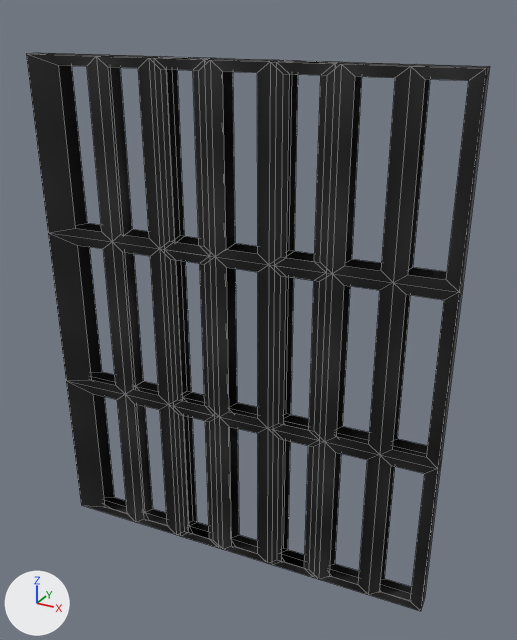
Before and after pictures for a commit that changed the OBJ model ConfigInicial/ModelsProyectos/puerta2.obj.
Camera for both pictures: a 50 mm lens placed at (0.516, -0.503, 0.207), pointed at (0.217, 0.041, -0.065). The axes (+X, +Y, +Z) are drawn at lower left. The lights are the same throughout. The first picture is the older version. Mesh edges are drawn as thin lines. Where no turn or scale is listed for an object, it has been applied to the vertices.
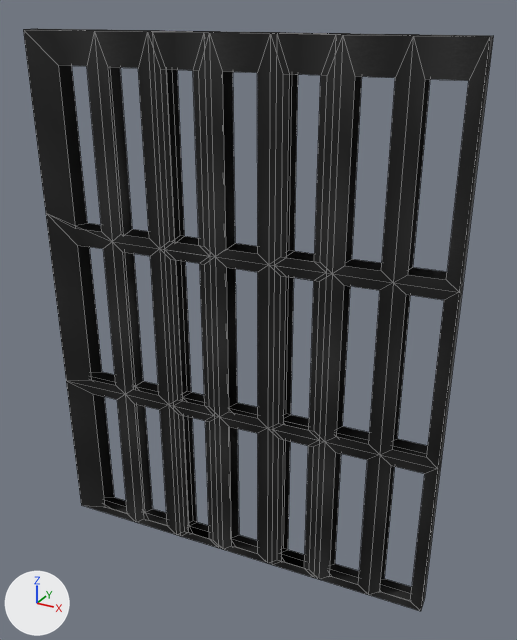
Boxes [x1, y1, x2, y2] around the edits, measured in the pictures (517 x 640 px; the box of a moved part takes in the faces that stretch with it):
'Grid.001', reshaped
    before: [26, 53, 490, 611]
    after: [23, 29, 493, 611]
part 1 of me_grid_001, moved or reshaped
    before: [28, 53, 490, 292]
    after: [23, 29, 493, 292]
part 2 of me_grid_001, moved or reshaped
    before: [26, 54, 112, 381]
    after: [24, 31, 112, 381]

Diff of the bpy script that builds the scene:
```diff
--- a/ConfigInicial/ModelsProyectos/puerta2.obj.py
+++ b/ConfigInicial/ModelsProyectos/puerta2.obj.py
@@ me_grid_001 @@
 # used by ob_grid_001; location = (0.0, 0.0, 0.0)
-me_grid_001.from_pydata(...)  # 366 vertices, 324 faces; spans x -0.002..0.4, y 0.0..0.054, z -0.334..0.167
+me_grid_001.from_pydata(...)  # 366 vertices, 324 faces; spans x -0.002..0.4, y 0.0..0.054, z -0.334..0.187
+# me_grid_001 part 1: all 42 vertices in x -0.002..0.4, y 0.0..0.054, z 0.167 are moved by (0.0, 0.0, 0.02)
+# me_grid_001 part 2: the 1 vertex in x 0.0, y 0.0, z 0.0 is moved by (0.0, 0.0, 0.02)
 me_grid_001.materials.append(mat_material_110)
```
